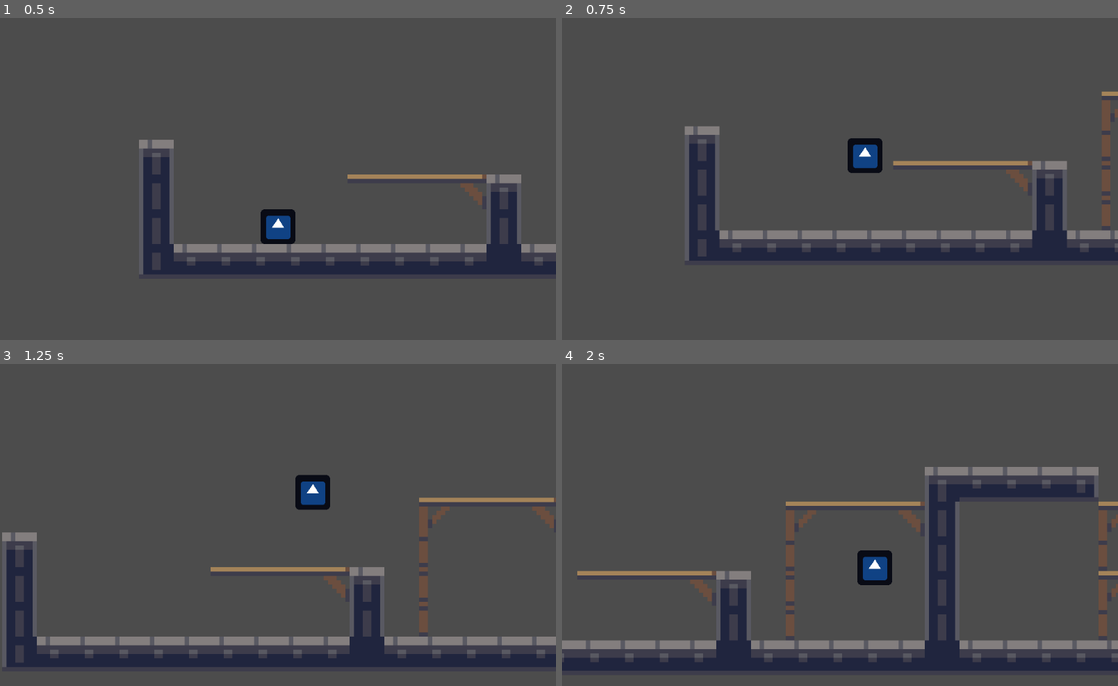
Above: before the commit, frames 1-4 (two rows, left to right).
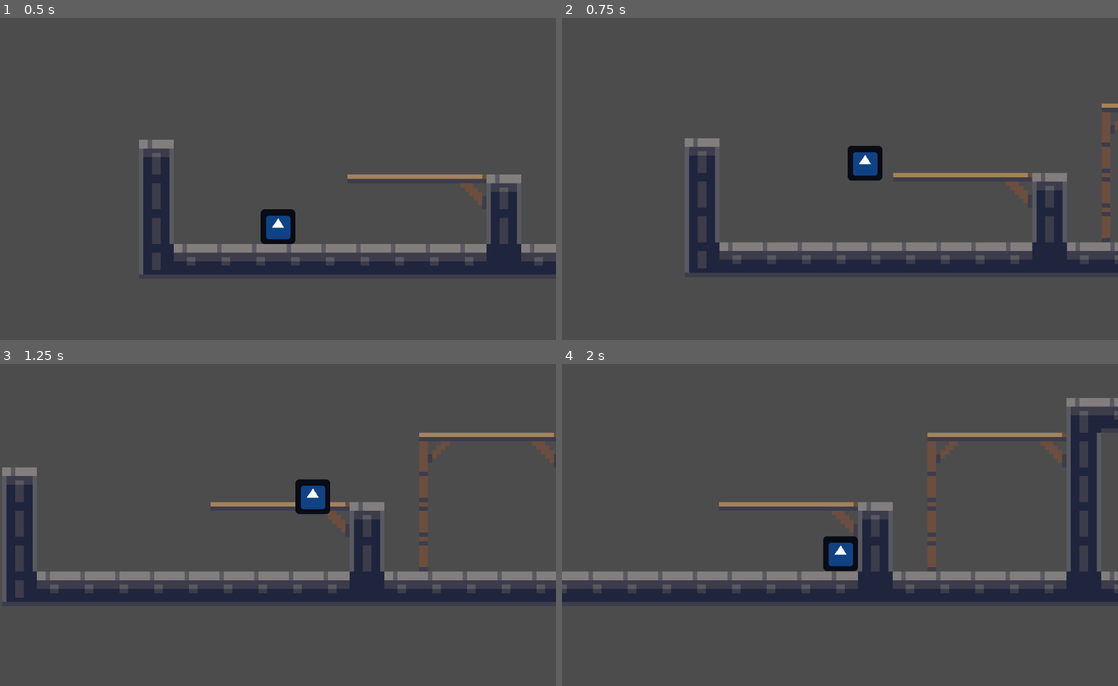
Above: after the commit, the same moments.

Repository: Tuocs/test
Game: Godot game, scene res://Scenes/TestLevel.tscn
Same seed, same stepped clock (60 frames per second), same inputs: the game is played once before the commit and once after it. This scene is started directly instead of the project's main scene. The engine's default icon, where the game draws it, is replaced by a stand-in: a white triangle on a blue panel in a dark square.
Inputs:
- Up to frame 1 (0.5 s): no input
- Up to frame 2 (0.75 s): tap Enter (ui_accept) at 0.5, 0.6 s; hold Right (ui_right) from 0.53 s (still down)
- Up to frame 3 (1.25 s): keep holding Right (ui_right); tap Enter (ui_accept) at 0.77, 1.07 s
- Up to frame 4 (2 s): keep holding Right (ui_right); tap Enter (ui_accept) at 1.35, 1.52, 1.82 s

Frame 1 is identical in both runs. In frame 2, 11% of the frame differs, in the area x 22-100%, y 22-80%; in frame 3, 18%; in frame 4, 23%, in the area x 0-100%, y 10-96%.

Commit message:
a couple changes

Diff:
--- a/Scenes/PlayerScene.tscn
+++ b/Scenes/PlayerScene.tscn
@@ -21,6 +21,7 @@
 accMult = 10
 jumpSpeed = 100
 fallSpeed = 10
+jumpTolerance = 6
 
 [node name="Sprite" type="Sprite" parent="Player"]
 scale = Vector2( 0.125, 0.125 )
--- a/Scripts/playerMove.gd
+++ b/Scripts/playerMove.gd
@@ -6,16 +6,19 @@
 export var jumpSpeed = 700
 export var fallSpeed = 50
 
+export var jumpTolerance = 8
+
 const upDir = Vector2(0, -1)
 
 var velocity = Vector2()
 
 
 func _ready():
-	pass
+	$JumpCast1.cast_to.y = jumpTolerance
+	$JumpCast2.cast_to.y = jumpTolerance
 
 
-#bullets will call this on anything they hit that has is
+#bullets will call this on anything they hit that has it
 func hit(amount):
 	$Health.Dmg(amount)
 
@@ -47,15 +50,15 @@
 
 
 	#extend jump raycast in the direction of movement
-	$JumpCast1.cast_to.y = velocity.y * delta * 3
-	$JumpCast1.cast_to.y = clamp($JumpCast1.cast_to.y, 12, velocity.y * delta * 3)
-	$JumpCast2.cast_to.y = velocity.y * delta * 3
-	$JumpCast2.cast_to.y = clamp($JumpCast2.cast_to.y, 12, velocity.y * delta * 3)
+	#$JumpCast1.cast_to.y = velocity.y * delta * 3
+	#$JumpCast1.cast_to.y = clamp($JumpCast1.cast_to.y, 6, velocity.y * delta * 3)
+	#$JumpCast2.cast_to.y = velocity.y * delta * 3
+	#$JumpCast2.cast_to.y = clamp($JumpCast2.cast_to.y, 6, velocity.y * delta * 3)
 
 	#player jumps
 	if Input.is_action_just_pressed("ui_accept") \
 	 && ($JumpCast1.is_colliding() || $JumpCast2.is_colliding()):
-		move_and_collide(Vector2(0, 8))
+		move_and_collide(Vector2(0, jumpTolerance))
 		$JumpTimer.start()
 
 	if Input.is_action_just_released("ui_accept"):
